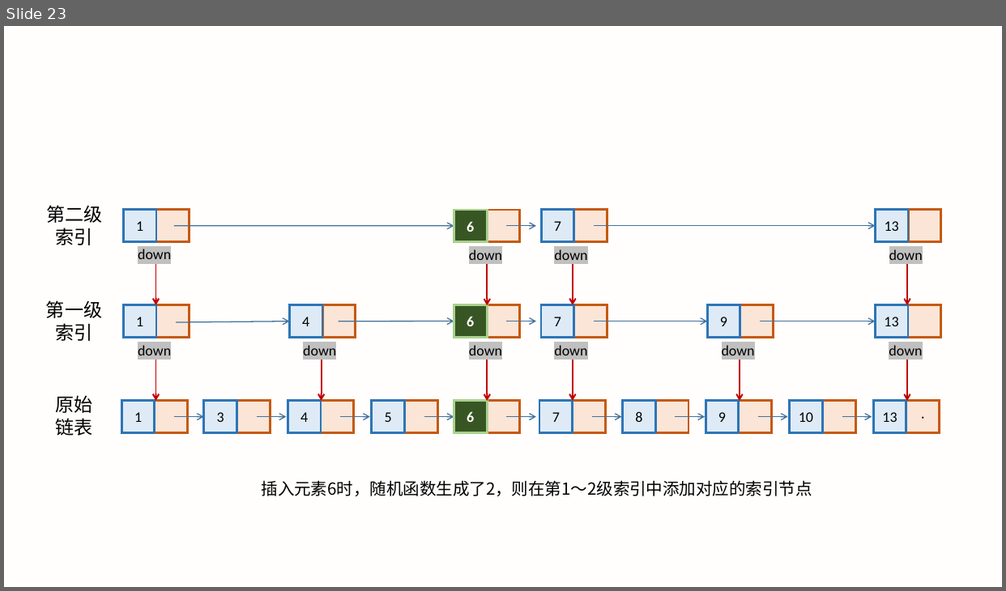
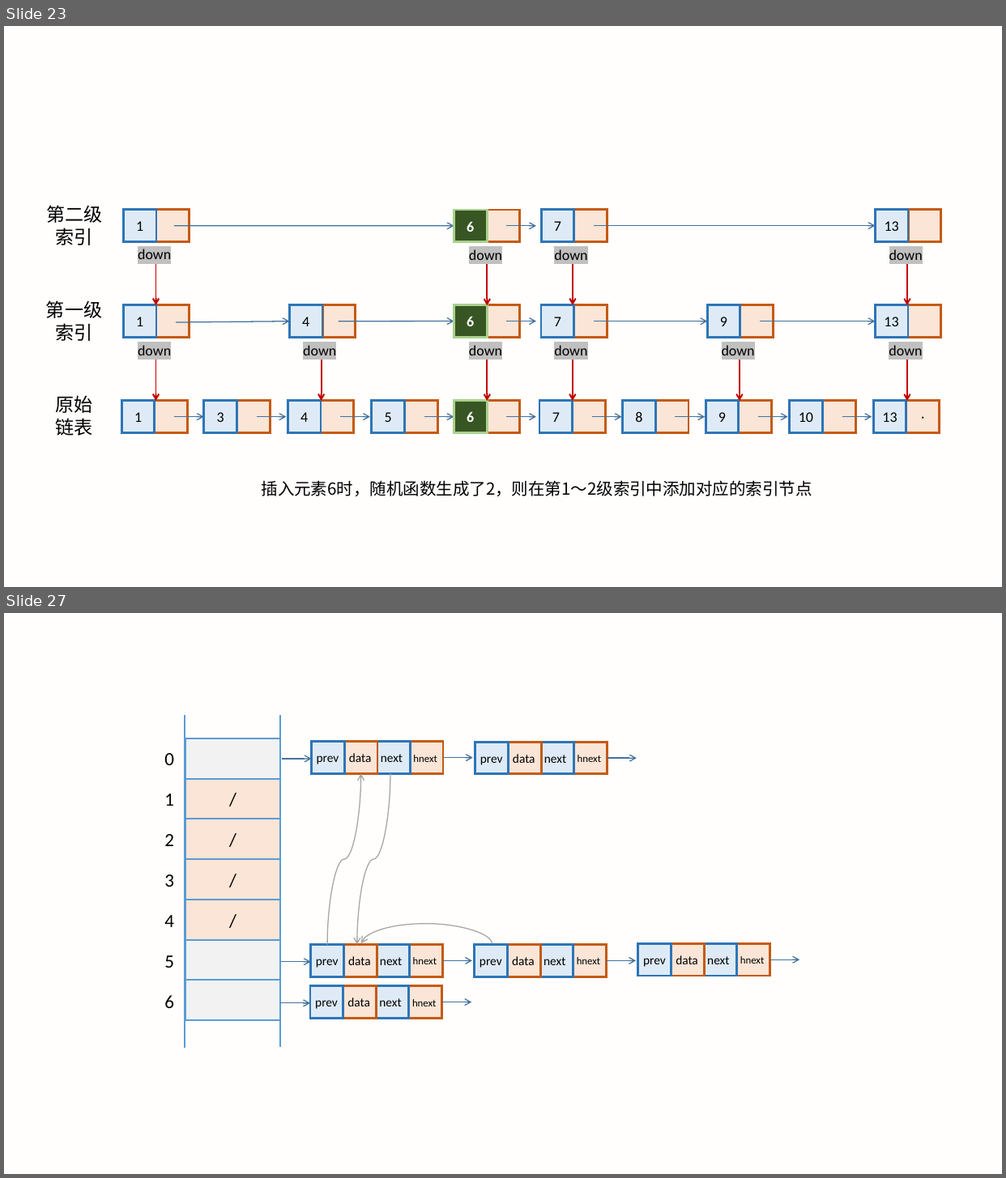
Before and after one commit to LXMAJS/Documents, a slide deck: ForceTree/数据结构和算法/数据结构与算法之美/Images/数据结构与算法之美_笔记配图.pptx. Shown one above the other, each under a label of ours: slide 23 before the commit, slides 23 and 27 after it; the slides between them are not shown. The pictures are 1006x591 and 1006x1178 pixels, drawn with LibreOffice and Linux fonts; fonts in the diff are those of the drawing. Boxes give left, top, right and bottom in pixels: in the first picture for what was removed or moved away, otherwise in the second. Text is boxed around its words. In the diff, an @@ line names an element or a change of style, - is before the commit and + after.

```diff
--- a/ForceTree/数据结构和算法/数据结构与算法之美/Images/数据结构与算法之美_笔记配图.pptx
+++ b/ForceTree/数据结构和算法/数据结构与算法之美/Images/数据结构与算法之美_笔记配图.pptx
@@ slide 27 added at bbox=[4, 613, 1002, 1174], background #FFF2CC at 4% opacity @@
@@ line added from (185, 715) to (185, 1048), #5B9BD5 1.5 pt @@
@@ line added from (280, 715) to (280, 1048), #5B9BD5 1.5 pt @@
@@ text added at bbox=[164, 753, 174, 765], 18 pt, text #000000 @@
+0
@@ rectangle added at bbox=[185, 739, 280, 779], fill #F2F2F2, outline #5B9BD5 1.5 pt @@
@@ group added at bbox=[282, 742, 473, 774]: 4 rectangles, 4 texts, 2 arrows @@
+prev
+data
+next
+hnext
@@ group added at bbox=[475, 742, 637, 774]: 4 rectangles, 4 texts, 1 arrow @@
+prev
+data
+next
+hnext
@@ rectangle added at bbox=[185, 779, 280, 820], fill #FBE5D6, outline #5B9BD5 1.5 pt, 18 pt, text #000000 @@
+/
@@ curved arrow added from (327, 944) to (361, 774), #A6A6A6 1 pt @@
@@ curved arrow added from (390, 774) to (357, 944), #A6A6A6 1 pt @@
@@ text added at bbox=[164, 794, 174, 806], 18 pt, text #000000 @@
+1
@@ rectangle added at bbox=[185, 819, 280, 859], fill #FBE5D6, outline #5B9BD5 1.5 pt, 18 pt, text #000000 @@
+/
@@ text added at bbox=[164, 834, 174, 846], 18 pt, text #000000 @@
+2
@@ text added at bbox=[164, 875, 174, 887], 18 pt, text #000000 @@
+3
@@ rectangle added at bbox=[185, 859, 280, 900], fill #FBE5D6, outline #5B9BD5 1.5 pt, 18 pt, text #000000 @@
+/
@@ rectangle added at bbox=[185, 900, 280, 940], fill #FBE5D6, outline #5B9BD5 1.5 pt, 18 pt, text #000000 @@
+/
@@ text added at bbox=[164, 915, 174, 927], 18 pt, text #000000 @@
+4
@@ curved arrow added from (492, 944) to (361, 944), #A6A6A6 1 pt @@
@@ rectangle added at bbox=[185, 940, 280, 981], fill #F2F2F2, outline #5B9BD5 1.5 pt @@
@@ text added at bbox=[164, 956, 174, 968], 18 pt, text #000000 @@
+5
@@ group added at bbox=[281, 944, 472, 977]: 4 rectangles, 4 texts, 2 arrows @@
+prev
+data
+next
+hnext
@@ group added at bbox=[475, 944, 636, 977]: 4 rectangles, 4 texts, 1 arrow @@
+prev
+data
+next
+hnext
@@ group added at bbox=[638, 944, 799, 976]: 4 rectangles, 4 texts, 1 arrow @@
+prev
+data
+next
+hnext
@@ text added at bbox=[164, 995, 174, 1008], 18 pt, text #000000 @@
+6
@@ rectangle added at bbox=[185, 981, 280, 1021], fill #F2F2F2, outline #5B9BD5 1.5 pt @@
@@ group added at bbox=[280, 986, 472, 1019]: 4 rectangles, 4 texts, 2 arrows @@
+prev
+data
+next
+hnext
```
Also in this commit, not shown: 3 other slides added, 12 other files.
